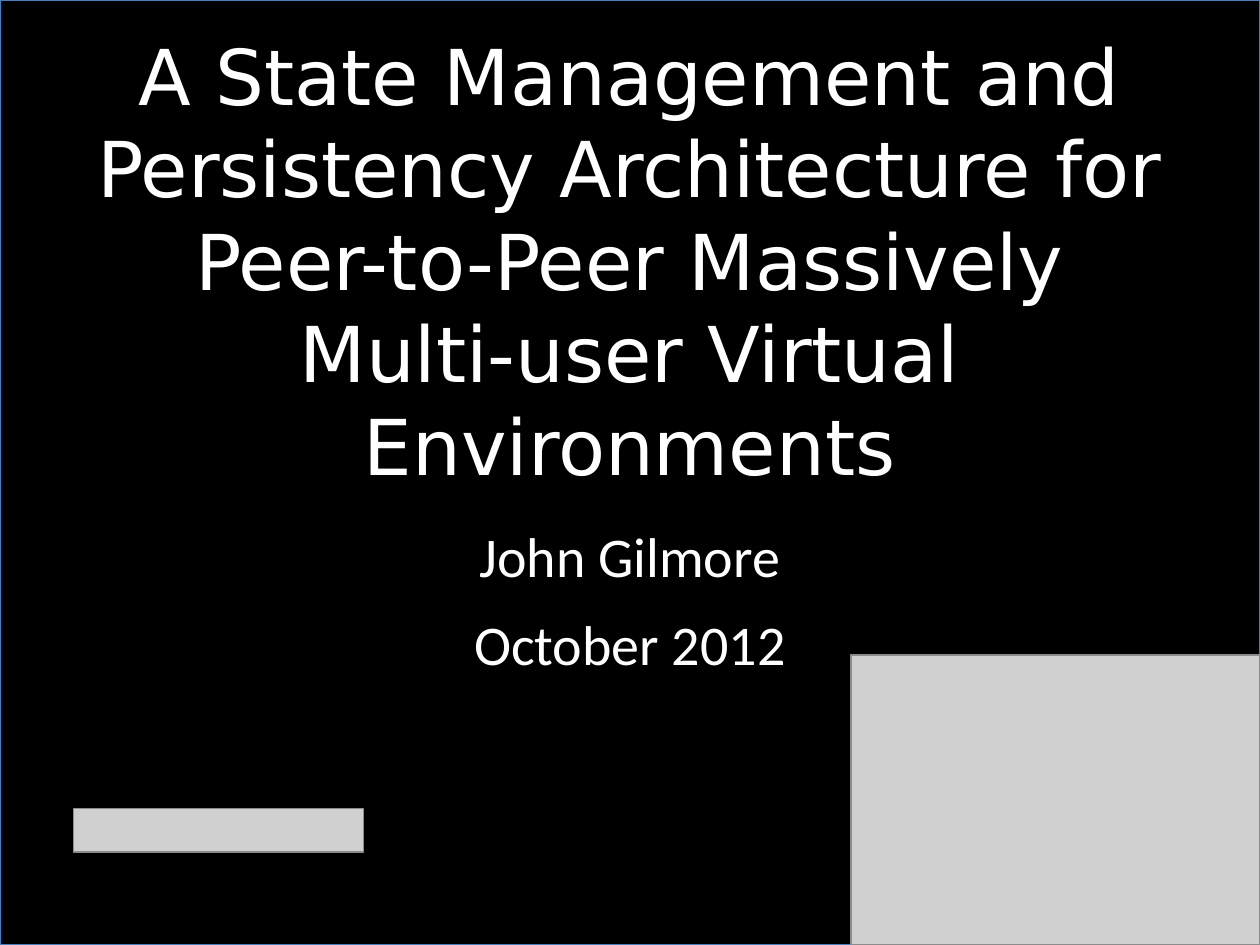
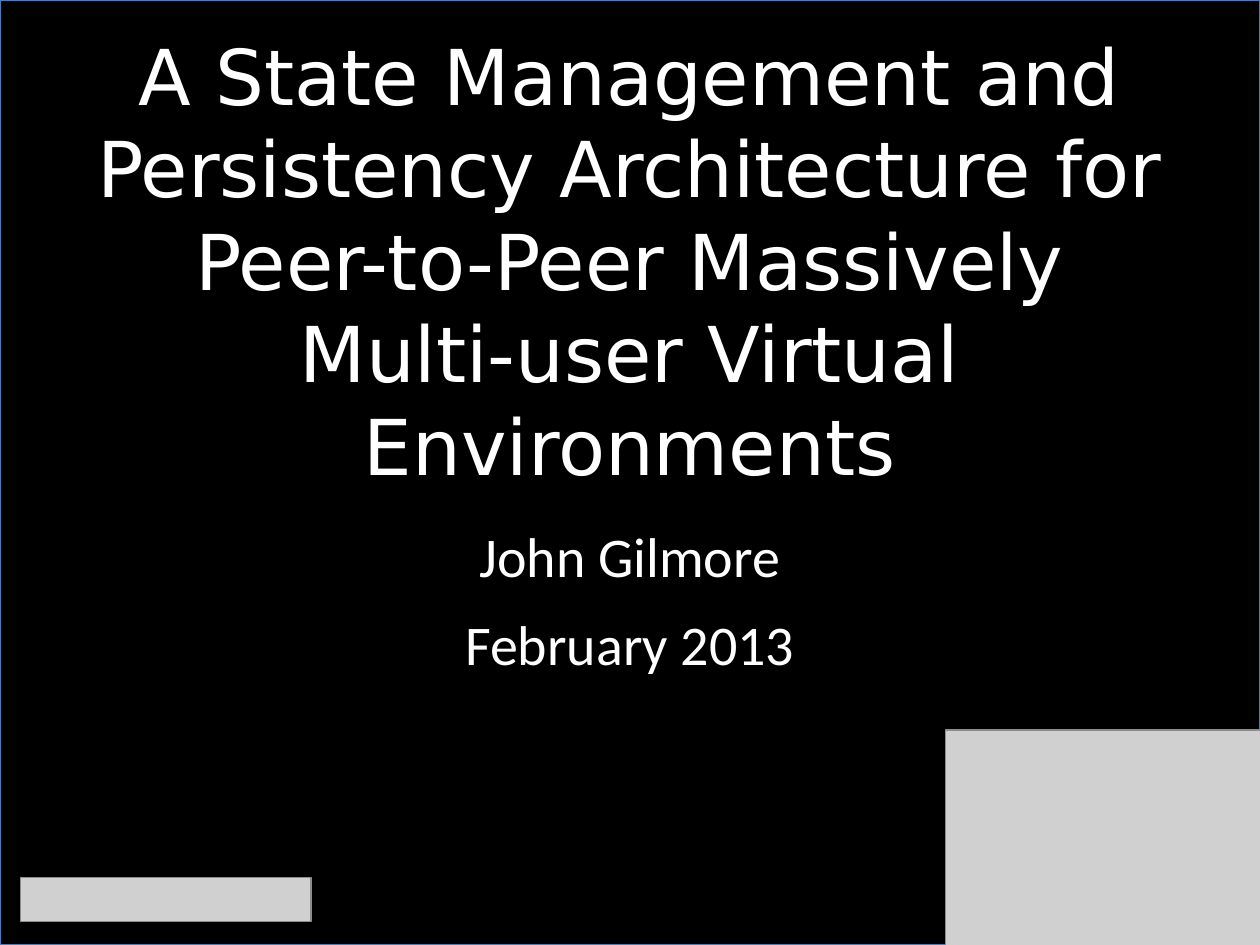
Before and after one commit to jsgilmore/pithos, a slide deck: slide 1 of thesis/phd_talk/PhD_talk.pptx. Drawn at 1260x945 pixels with LibreOffice and Linux fonts; fonts in the diff are those of the drawing; grey boxes stand for pictures. Boxes give left, top, right and bottom in pixels: in the first picture for what was removed or moved away, otherwise in the second. Text is boxed around its words. In the diff, an @@ line names an element or a change of style, - is before the commit and + after.

```diff
--- a/thesis/phd_talk/PhD_talk.pptx
+++ b/thesis/phd_talk/PhD_talk.pptx
@@ text at [465,626,794,674]: text changed @@
-October 2012
+February 2013
@@ picture: place and size @@
-picture at [850,655,1260,945]
+picture at [945,730,1260,945]
@@ picture: place and size @@
-picture at [73,809,363,853]
+picture at [20,878,310,922]
```
Also in this commit, not shown: 36 other slides changed, 8 slides added.
